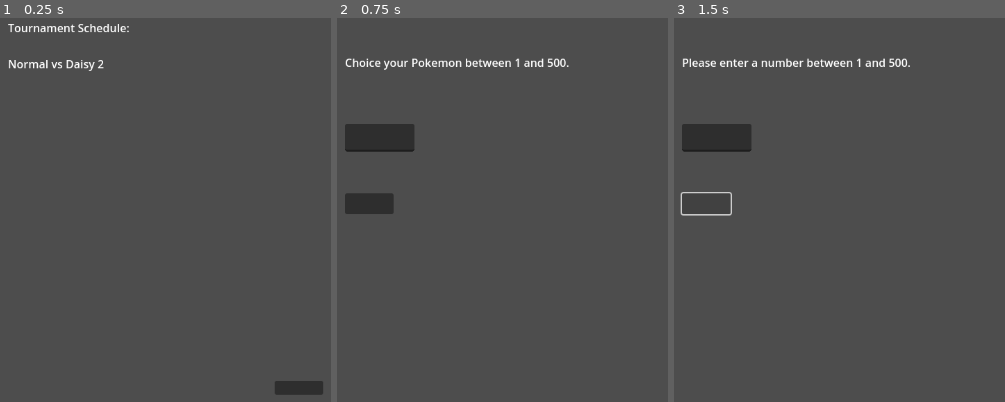
Above: before the commit, frames 1-3 (left to right).
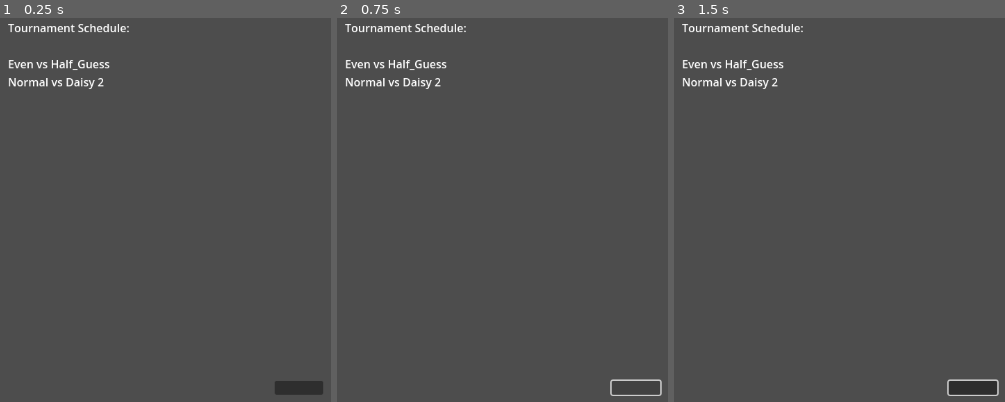
Above: after the commit, the same moments.

Repository: Quilfort/gameoff-2024
Game: Godot game, scene res://Scenes/tournament.tscn
The game is run twice, just before and just after one commit, with the same random seed, the same clock (stepped at 60 frames per second) and the same inputs.
Inputs (mouse positions are in pixels of both pictures, inside the frame that each line leads up to):
- Up to frame 1 (0.25 s): no input
- Up to frame 2 (0.75 s): click (634, 386) at 0.5 s
- Up to frame 3 (1.5 s): click (707, 202) at 1.27 s

The runs differ from the first frame. In frame 1, 0.8% of the frame differs, in the area x 2-34%, y 10-19%; in frame 2, 4.1%, in the area x 2-99%, y 1-99%; in frame 3, 4.0%.

Commit message:
Fake commit to stop error

Diff:
--- a/game-off-2024/Scripts/Singleton/game_data.gd
+++ b/game-off-2024/Scripts/Singleton/game_data.gd
@@ -2,7 +2,7 @@
 
 #Settings
 var MAX_NUMBER = 500
-var MAX_PLAYERS = 2
+var MAX_PLAYERS = 4
 
 # Tournament
 var DRAFT_COMPLETED = false
--- a/game-off-2024/Scripts/tournament_schema.gd
+++ b/game-off-2024/Scripts/tournament_schema.gd
@@ -1,7 +1,8 @@
 extends Node2D
 
 var MAX_PLAYERS = GameData.MAX_PLAYERS
-var computer_opponents = []  # List to store selected computers
+var computer_opponents = []
+var upcoming_matches = []
 var player = {"id": 0, "name": PlayerData.player_name, "computer_strategy": "player"}
 
 func _ready():
@@ -22,7 +23,6 @@
 		schedule_text += "%s vs %s\n" % [team1, team2]
 
 	$TournamentScheduleLabel.text = schedule_text
-	print(schedule_text)  # For debugging/logging
 
 ## DRAFT
 # Function to handle the entire draft process
@@ -38,7 +38,8 @@
 	var pairings = create_duos(participants)
 	GameData.tournament_matches = pairings
 	GameData.next_matches = pairings
-	print(GameData.tournament_matches)
+	# print("Full Matches")
+	# print(GameData.tournament_matches)
 
 	# Display the pairings in the TournamentScheduleLabel
 	display_schedule()
@@ -64,16 +65,25 @@
 
 
 func _on_next_battle_button_pressed() -> void:
-	for pairing in GameData.next_matches:
-		# Check if the Player is in team1 or team2 of the current pairing
-		if pairing.team1.id == 0:  # Player is in team1
-			BattleData.computer = pairing.team2  # Set opponent as team2
-			get_tree().change_scene_to_file("res://Scenes/before_battle.tscn")
-			return
-		elif pairing.team2.id == 0:  # Player is in team2
-			BattleData.computer = pairing.team1  # Set opponent as team1
-			get_tree().change_scene_to_file("res://Scenes/before_battle.tscn")
-			return
 
-	# If no matching pairing is found, you could print a message or handle it in some way
-	print("No battle found for the Player in the tournament matches.")
+	print(GameData.next_matches)
+
+
+
+
+
+
+	# for pairing in GameData.next_matches:
+	# 	print(pairing);
+	# 	# Check if the Player is in team1 or team2 of the current pairing
+	# 	if pairing.team1.id == 0:  # Player is in team1
+	# 		BattleData.computer = pairing.team2  # Set opponent as team2
+	# 		get_tree().change_scene_to_file("res://Scenes/before_battle.tscn")
+	# 		return
+	# 	elif pairing.team2.id == 0:  # Player is in team2
+	# 		BattleData.computer = pairing.team1  # Set opponent as team1
+	# 		get_tree().change_scene_to_file("res://Scenes/before_battle.tscn")
+	# 		return
+
+	# # If no matching pairing is found, you could print a message or handle it in some way
+	# print("No battle found for the Player in the tournament matches.")
Not shown, changed: README.md
